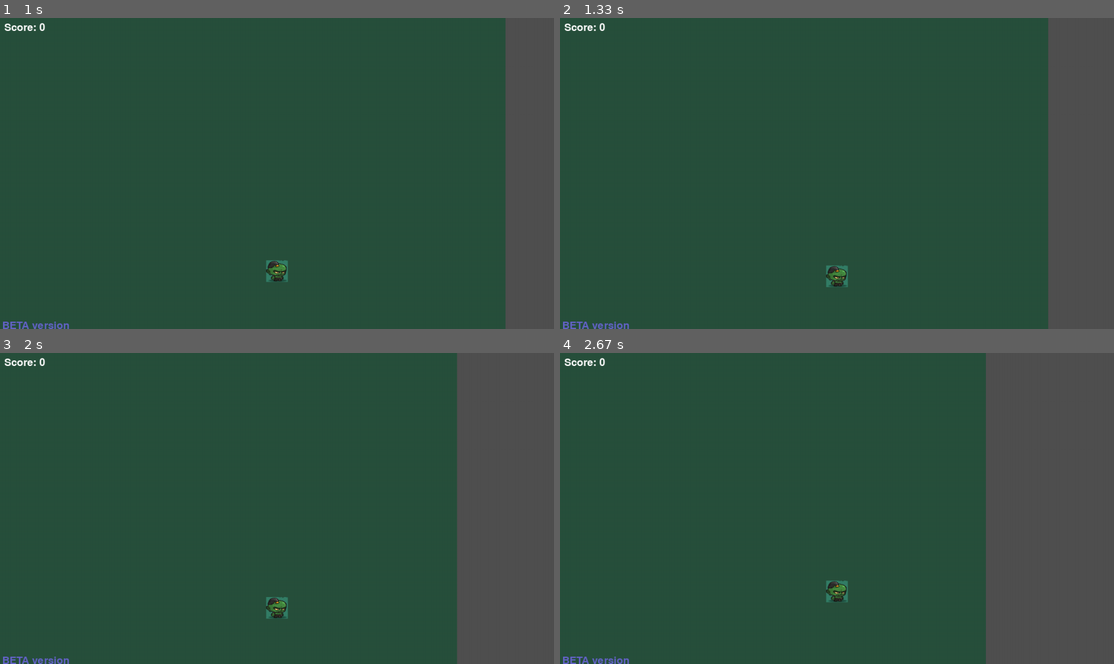
Above: before the commit, frames 1-4 (two rows, left to right).
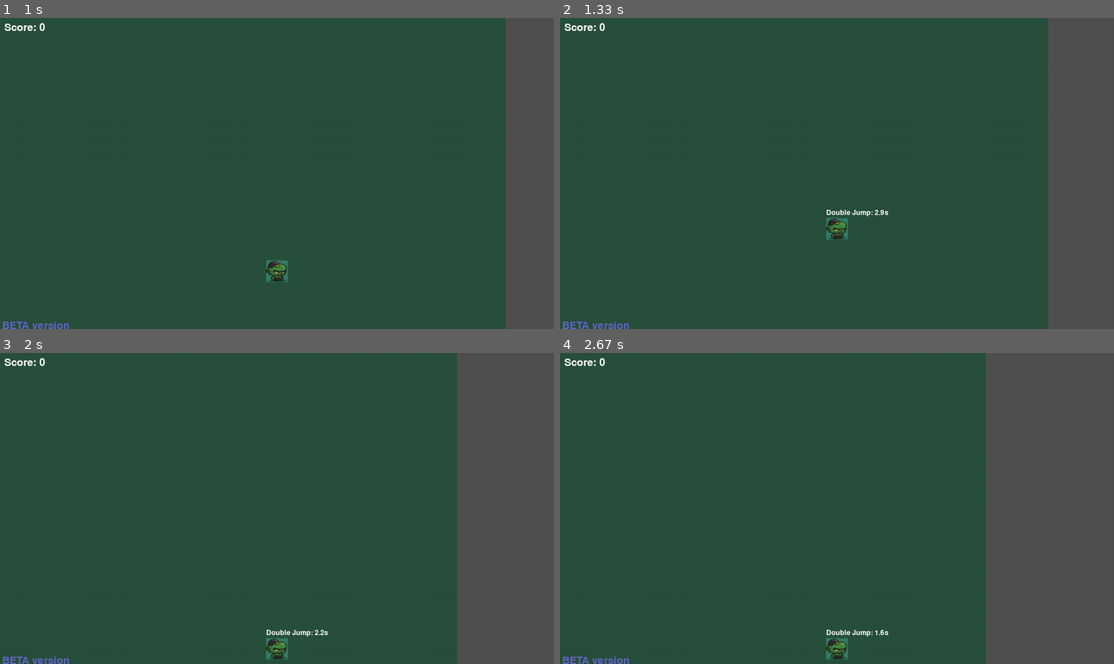
Above: after the commit, the same moments.

Repository: GabrielNunes12/PyGame
Game: pygame game, started from main.py
Two runs of this game, one before a commit and one after it. Both use one fixed random seed, a clock stepped at 60 frames per second and the inputs below.
Inputs:
- Up to frame 1 (1 s): hold Space 0.33-0.8 s; hold Right 0.33-0.8 s; tap Space at 0.83 s
- Up to frame 2 (1.33 s): hold D from 1.17 s (still down); tap Space at 1.23 s
- Up to frame 3 (2 s): tap Space at 1.53 s; release D at 1.63 s
- Up to frame 4 (2.67 s): hold D 2-2.47 s; tap Space at 2.07, 2.37, 2.57 s; hold Left from 2.5 s (still down)

Frame 1 is identical in both runs. In frame 2, 0.6% of the frame differs, in the area x 48-60%, y 61-87%; in frame 3, 0.6%, in the area x 48-60%, y 78-99%; in frame 4, 0.6%.

Commit message:
feat: add double jump

Diff:
--- a/Entities/Player.py
+++ b/Entities/Player.py
@@ -1,5 +1,6 @@
 import pygame
 import os
+import time  # Novo: para controlar o cooldown
 
 class Player:
     def __init__(self, x, y, width, height, color=(0, 255, 0)):
@@ -10,6 +11,14 @@
         self.friction = 2
         self.jump_strength = 15
         self.on_ground = False
+        self.jump_count = 0
+        self.max_jumps = 2
+        self.is_jumping = False
+
+        # Novo: variáveis para controle do cooldown
+        self.double_jump_available = True
+        self.last_double_jump_time = 0
+        self.double_jump_cooldown = 3  # 3 segundos de cooldown
 
         # Load player sprite
         sprite_path = os.path.join('assets', 'images', 'player.png')
@@ -21,21 +30,43 @@
             self.image = None
 
     def handle_input(self, keys_pressed):
-        self.velocity.x = 0  # Reset horizontal velocity each frame
+        self.velocity.x = 0
+
+        # Verifica o cooldown do double jump
+        current_time = time.time()
+        if not self.double_jump_available and current_time - self.last_double_jump_time >= self.double_jump_cooldown:
+            self.double_jump_available = True
+            self.jump_count = 0  # Reseta o contador quando o cooldown termina
 
         if keys_pressed[pygame.K_LEFT] or keys_pressed[pygame.K_a]:
             self.velocity.x -= self.speed
         if keys_pressed[pygame.K_RIGHT] or keys_pressed[pygame.K_d]:
             self.velocity.x += self.speed
-        if (keys_pressed[pygame.K_SPACE] or keys_pressed[pygame.K_w] or keys_pressed[pygame.K_UP]) and self.on_ground:
-            self.velocity.y = -self.jump_strength
-            self.on_ground = False
+
+        # Lógica de pulo modificada
+        if (keys_pressed[pygame.K_SPACE] or keys_pressed[pygame.K_w] or keys_pressed[pygame.K_UP]) and not self.is_jumping:
+            # Só permite pular se o double jump estiver disponível
+            if self.double_jump_available:
+                if self.on_ground:  # Primeiro pulo
+                    self.velocity.y = -self.jump_strength
+                    self.on_ground = False
+                    self.jump_count = 1
+                    self.is_jumping = True
+                elif self.jump_count == 1:  # Double jump
+                    self.velocity.y = -self.jump_strength
+                    self.jump_count = 2
+                    self.is_jumping = True
+                    self.double_jump_available = False
+                    self.last_double_jump_time = current_time
+
+        elif not (keys_pressed[pygame.K_SPACE] or keys_pressed[pygame.K_w] or keys_pressed[pygame.K_UP]):
+            self.is_jumping = False
 
     def apply_gravity(self, gravity):
         self.velocity.y += gravity
 
     def update(self, physics):
-         # Apply friction
+        # Apply friction
         self.velocity.x += self.velocity.x * self.friction
 
         # Clamp the horizontal velocity
@@ -50,7 +81,6 @@
         self.rect.y += self.velocity.y
 
     def draw(self, screen, camera_offset):
-        # Calculate screen position based on camera offset
         screen_x = self.rect.x - camera_offset[0]
         screen_y = self.rect.y - camera_offset[1]
 
@@ -58,3 +88,13 @@
             screen.blit(self.image, (screen_x, screen_y))
         else:
             pygame.draw.rect(screen, self.color, (screen_x, screen_y, self.rect.width, self.rect.height))
+
+        # Novo: Desenhar indicador de cooldown do double jump
+        if not self.double_jump_available:
+            current_time = time.time()
+            remaining_cooldown = self.double_jump_cooldown - (current_time - self.last_double_jump_time)
+            if remaining_cooldown > 0:
+                cooldown_text = f"Double Jump: {remaining_cooldown:.1f}s"
+                font = pygame.font.Font(None, 24)
+                text_surface = font.render(cooldown_text, True, (255, 255, 255))
+                screen.blit(text_surface, (screen_x, screen_y - 20))
--- a/GameEngine/gameEngine.py
+++ b/GameEngine/gameEngine.py
@@ -1,11 +1,14 @@
+import sys
+from os import path
+sys.path.append(path.dirname(path.dirname(path.abspath(__file__))))
+
 import pygame
 # import physics class from Physics folder
-from physics import PhysicsEngine
+from physics.physics_engine import PhysicsEngine
 from UI import UI
 from Entities.Player import Player
 from World.world import World
 from camera import Camera
-from os import path
 
 class GameEngine:
     def __init__(self):
@@ -75,6 +78,7 @@
             self.player.rect.bottom = self.world.total_height - 10
             self.player.velocity.y = 0
             self.player.on_ground = True
+            self.player.jump_count = 0  # Reseta o contador de pulos
         else:
             self.player.on_ground = False
 
@@ -85,6 +89,7 @@
                     self.player.rect.bottom = platform.top
                     self.player.velocity.y = 0
                     self.player.on_ground = True
+                    self.player.jump_count = 0  # Reseta o contador de pulos quando tocar na plataforma
 
         # Collectible collision
         for collectible in self.world.collectibles:
Not shown, added: .cursorrules
